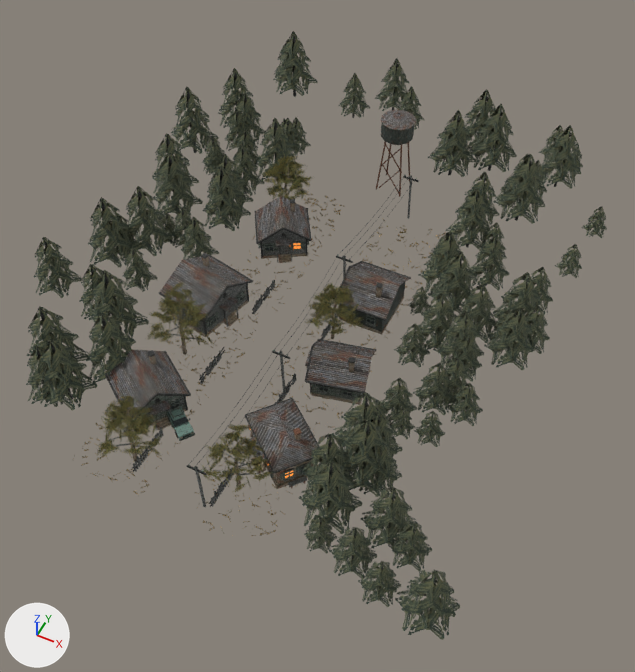
Before and after pictures for a commit that changed the glTF model razlom-zona/assets/village/street.glb.
The view is the same before and after, from a camera (50 mm lens) standing at (32.0, -35.5, 71.3) and looking at (2.8, 23.0, -1.8). Arrows for +X, +Y and +Z are at lower left; the lights stay in place. The first picture is the older version. Vertices at exactly the same position are counted once.

The first picture shows 'CrimsonStreet'.
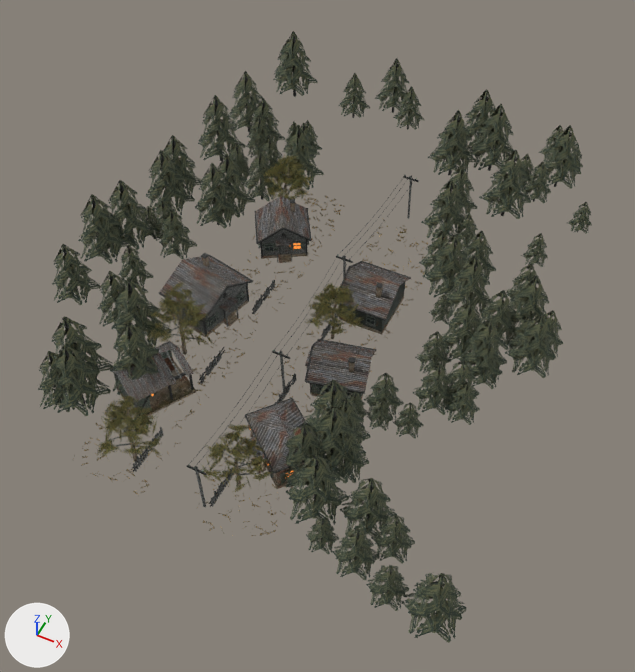
The change, as a diff of the scene's bpy script:
```diff
--- a/razlom-zona/assets/village/street.glb.py
+++ b/razlom-zona/assets/village/street.glb.py
@@ me_mesh_0 @@
-me_mesh_0.from_pydata(...)  # 24050 vertices, 20608 faces; spans x -29.2..28.4, y -5.7..66.7, z 0.0..10.8
+me_mesh_0.from_pydata(...)  # 22793 vertices, 18822 faces; spans x -27.3..28.9, y -5.7..66.7, z 0.0..10.1
+# me_mesh_0 part 1: the loose piece of 8 vertices spanning x -11.5..-6.9, y 2.1..5.3, z 1.4..1.5 is scaled about its middle by (0.904, 0.74, 59.6), then moved by (-0.3, 1.1, 0.0)
+# me_mesh_0 part 2: the loose piece of 8 vertices spanning x -8.5..-3.1, y 6.7..10.5, z 2.7..2.8 is turned 95.2 degrees about the z axis through its middle and scaled by 0.99, then moved by (-4.2, 0.0, 0.3)
+# me_mesh_0 part 3: the loose piece of 8 vertices spanning x -11.3..-6.0, y 2.6..6.3, z 3.7 is multiplied about its middle by the matrix ((-0.471, 0.018, 0.207), (-0.07, -0.497, -0.116), (0.196, -0.134, 0.457)), then moved by (-0.1, -0.5, 0.1)
+# me_mesh_0 part 4: the loose piece of 8 vertices spanning x -11.6..-6.2, y 2.3..6.0, z 3.4 is multiplied about its middle by the matrix ((-0.471, 0.018, 0.207), (-0.07, -0.497, -0.116), (0.196, -0.134, 0.457)), then moved by (0.5, 0.5, 0.4)
+# me_mesh_0 part 5: the loose piece of 8 vertices spanning x -10.5..-5.2, y 3.8..7.5, z 4.6 is multiplied about its middle by the matrix ((-0.471, 0.018, 0.207), (-0.07, -0.497, -0.116), (0.196, -0.134, 0.457)), then moved by (-0.2, -0.5, -0.8)
+# me_mesh_0 part 6: the loose piece of 8 vertices spanning x -9.8..-4.4, y 4.9..8.6, z 4.3 is multiplied about its middle by the matrix ((-0.471, 0.018, 0.207), (-0.07, -0.497, -0.116), (0.196, -0.134, 0.457)), then moved by (-0.6, -1.0, -0.5)
+# me_mesh_0 part 7: the loose piece of 8 vertices spanning x -12.6..-12.3, y 7.1..7.4, z 0.0..9.6 is multiplied about its middle by the matrix ((-0.15, 0.141, -0.203), (0.084, 0.252, 0.114), (0.232, 0.0, -0.172)), then moved by (2.8, 0.4, -1.1)
+# me_mesh_0 part 8: the loose piece of 8 vertices spanning x -9.0..-3.6, y 6.0..9.7, z 3.4 is multiplied about its middle by the matrix ((-0.471, 0.018, 0.207), (-0.07, -0.497, -0.116), (0.196, -0.134, 0.457)), then moved by (-0.8, -1.0, 0.4)
+# me_mesh_0 part 9: the loose piece of 8 vertices spanning x -11.5..-3.7, y 2.1..9.9, z 0.2..2.9 is scaled about its middle by (0.0318, 0.042, 0.992), then moved by (0.2, -1.8, 0.0)
+# me_mesh_0 part 10: the loose piece of 8 vertices spanning x -19.1..-18.9, y 13.6..13.9, z 0.0..7.7 is moved by (2.4, 0.0, 0.0)
+# me_mesh_0 part 11: the loose piece of 8 vertices spanning x 12.8..13.1, y 4.9..5.1, z 0.0..8.4 is moved by (-2.5, 0.0, 0.0)
+# me_mesh_0 part 12: the loose piece of 8 vertices spanning x -15.6..-15.3, y 39.1..39.3, z 0.0..7.3 is moved by (2.4, 0.0, 0.0)
+# me_mesh_0 part 13: 1686 loose pieces with 7772 vertices, spanning x -29.2..28.4, y -5.7..56.0, z 0.0..10.8, are deleted
+# me_mesh_0 part 14: 8 vertices moved within x 13.4..21.2, y -1.0..34.1, z 2.3..9.1; 77 vertices removed from x 10.9..25.6, y -4.9..56.0, z 0.0..9.1; 3645 vertices added at x 6.9..28.9, y -5.7..56.0, z 0.0..9.9
+# me_mesh_0 part 15: 6 vertices moved within x -22.8..-4.6, y 4.6..35.1, z 0.1..9.4; 67 vertices removed from x -26.4..-4.3, y 4.5..38.0, z 0.1..9.4; 3014 vertices added at x -27.3..-4.1, y -0.6..54.0, z 0.0..10.0
+# other edits to the shape of me_mesh_0 do not show in these pictures
 me_mesh_0.materials.append(mat_street)
```

Where the change shows, as pixel boxes (x1, y1, x2, y2) in the pictures (635 x 672 px; the box of a moved part takes in the faces that stretch with it):
'CrimsonStreet', reshaped
    before: (26, 31, 607, 640)
    after: (38, 31, 592, 643)
part 1 of me_mesh_0, moved or reshaped (not visible before)
    after: (114, 373, 139, 416)
part 2 of me_mesh_0, moved or reshaped (not visible afterwards)
    before: (164, 351, 191, 394)
part 3 of me_mesh_0, moved or reshaped
    before: (117, 364, 140, 407)
    after: (116, 373, 129, 396)
part 4 of me_mesh_0, moved or reshaped
    before: (114, 369, 134, 407)
    after: (123, 371, 134, 389)
part 5 of me_mesh_0, moved or reshaped
    before: (128, 353, 153, 397)
    after: (131, 370, 140, 386)
part 6 of me_mesh_0, moved or reshaped (not visible afterwards)
    before: (142, 350, 166, 393)
part 7 of me_mesh_0, moved or reshaped (not visible afterwards)
    before: (100, 314, 112, 348)
part 8 of me_mesh_0, moved or reshaped
    before: (156, 351, 180, 393)
    after: (147, 359, 158, 378)
part 9 of me_mesh_0, moved or reshaped
    before: (140, 396, 185, 422)
    after: (138, 400, 144, 414)
part 10 of me_mesh_0, moved or reshaped
    before: (89, 265, 98, 289)
    after: (108, 272, 113, 285)
part 11 of me_mesh_0, moved or reshaped
    before: (327, 434, 331, 456)
    after: (302, 424, 306, 446)
part 12 of me_mesh_0, moved or reshaped
    before: (241, 146, 247, 194)
    after: (258, 151, 264, 200)
part 13 of me_mesh_0, deleted
    before: (26, 68, 607, 640)
part 14 of me_mesh_0, reshaped
    before: (304, 188, 520, 610)
    after: (281, 150, 592, 643)
part 15 of me_mesh_0, reshaped
    before: (124, 139, 221, 422)
    after: (38, 71, 324, 416)
